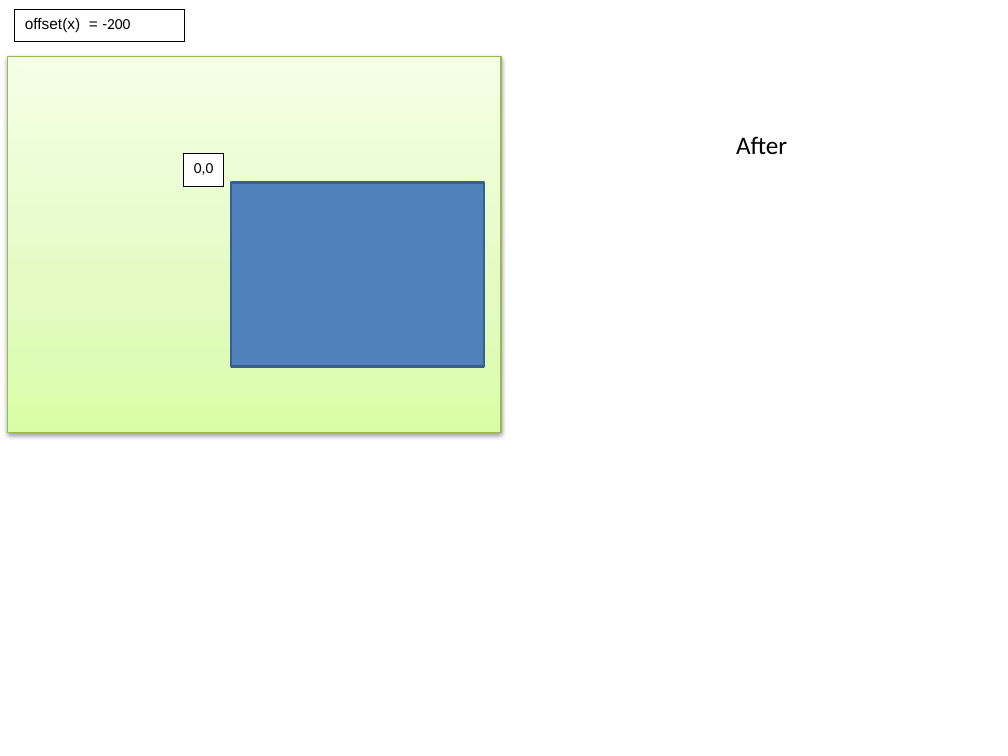
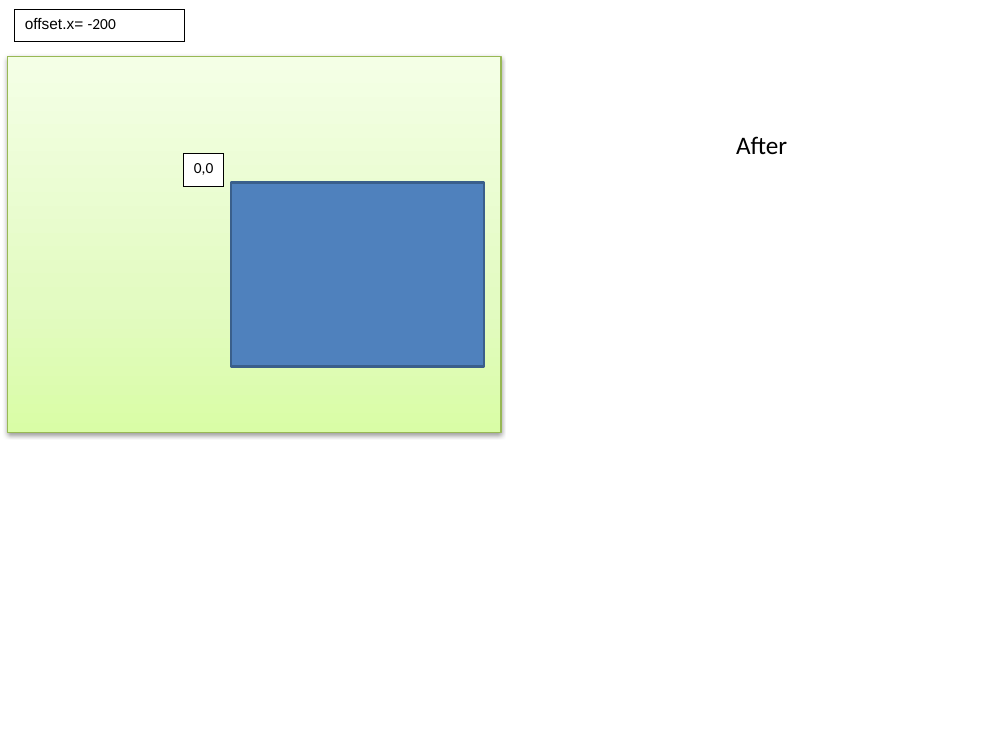
Before and after one commit to ckl67/PAC-Tool, a slide deck: slide 7 of prog_help/EnthalpyDraw.pptx (slide 5 before the commit). Drawn at 1008x756 pixels with LibreOffice and Linux fonts; fonts in the diff are those of the drawing. Boxes give left, top, right and bottom in pixels: in the first picture for what was removed or moved away, otherwise in the second. Text is boxed around its words. In the diff, an @@ line names an element or a change of style, - is before the commit and + after.

```diff
--- a/prog_help/EnthalpyDraw.pptx
+++ b/prog_help/EnthalpyDraw.pptx
@@ text in rectangle at [25,18,116,29]: text changed @@
-offset(x) = -200
+offset.x= -200
```
Also in this commit, not shown: 8 other slides changed, 5 slides added, 3 slides removed, 10 other files.
